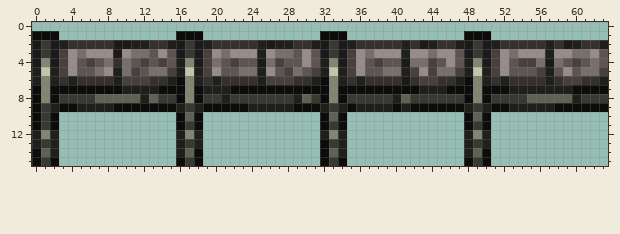
A pixel-art sprite gets an edit: content/Blocks/Terrain/terrain.framework.smirgrafit.png. Above, as it was before the edit.
The file is 64x16 pixels. Colours within 5 levels of each other are drawn and written as one.
After:
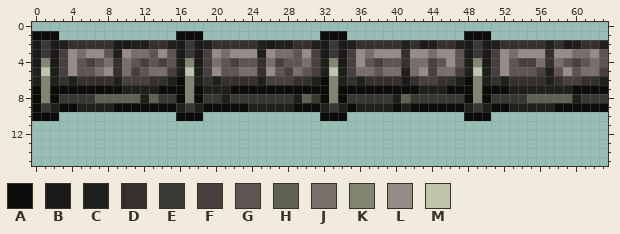
Palette (. is transparent): A #0c0c0b  B #1b1919  C #1f201c  D #35302d  E #373933  F #47403e  G #5e5553  H #5f6154  J #786e6a  K #808672  L #988c8a  M #c0c6ac
Difference:
Colour E becomes colour A in row 10 at x 1.
Colour H becomes colour A in row 10 at x 17, 33 and 49.
Colour B becomes colour C in row 3 at x 9.
Colour B becomes colour D in row 4 at x 25, 41 and 57.
Colour C becomes colour D in row 3 at x 41 and 57; in row 5 at x 9 and 25.
Colour G becomes colour F in rows 3 to 4 at x 31.
Colour L becomes colour G in row 3 at x 8.
Colour F becomes colour J in row 5 at x 42.
Colour G becomes colour J in row 5 at x 37.
Colour L becomes colour J in row 4 at x 30; in row 5 at x 36.
Colour A is removed in row 11 at x 0, 2, 16, 18, 32, 34, 48 and 50; in row 13 at x 32; in row 14 at x 0, 18, 32 and 50; in row 15 at x 0, 2, 16, 18, 32, 34, 48 and 50.
Colour C is removed in row 12 at x 0, 2, 16, 18, 32, 34, 48 and 50; in row 13 at x 0, 2, 16, 18, 34, 48 and 50; in row 14 at x 2, 16, 34 and 48.
Colour E is removed in row 11 at x 1, 17, 33 and 49; in row 13 at x 1, 17, 33 and 49; in row 15 at x 1, 17, 33 and 49.
Colour H is removed in row 14 at x 1, 17, 33 and 49.
Colour K is removed in row 12 at x 1, 17, 33 and 49.
